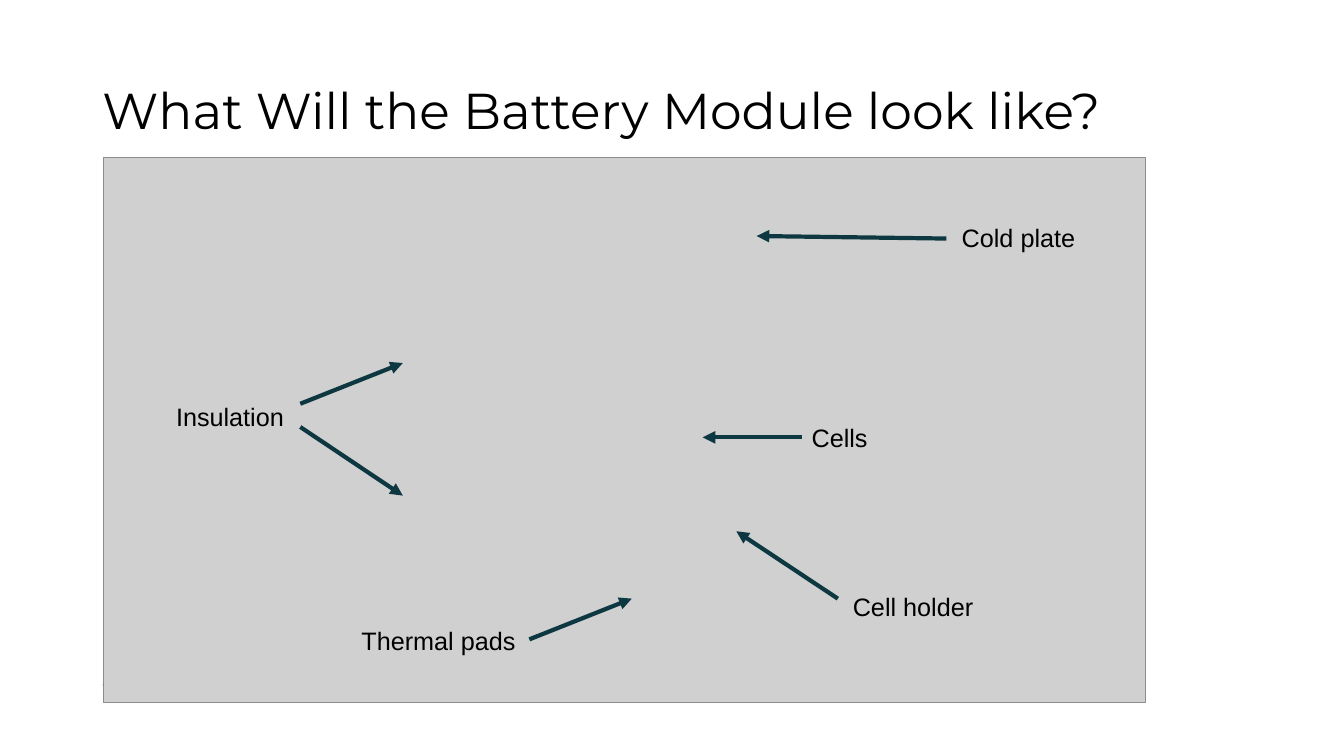
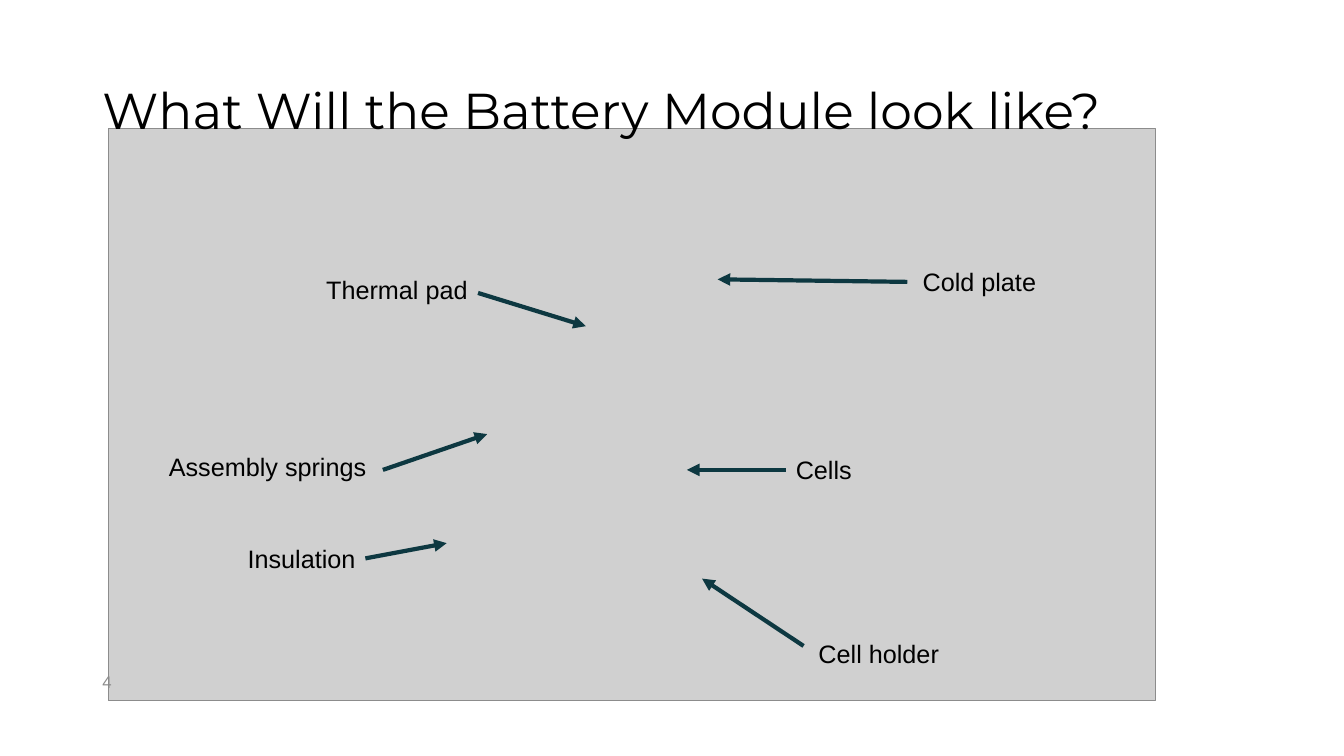
Before and after one commit to ARTS-Laboratory/Smart-Pack-for-Advanced-Research-and-Control, a slide deck: slide 4 of design_considerations/SPARC-design.pptx. Drawn at 1344x756 pixels with LibreOffice and Linux fonts; fonts in the diff are those of the drawing; grey boxes stand for pictures; background and template pictures are left out. Boxes give left, top, right and bottom in pixels: in the first picture for what was removed or moved away, otherwise in the second. Text is boxed around its words. In the diff, an @@ line names an element or a change of style, - is before the commit and + after.

```diff
--- a/design_considerations/SPARC-design.pptx
+++ b/design_considerations/SPARC-design.pptx
@@ picture: place and size @@
-picture at box(104, 157, 1145, 702)
+picture at box(108, 129, 1155, 702)
@@ text "Cold plate": place and size @@
-text "Cold plate" at box(962, 228, 1076, 253)
+text "Cold plate" at box(923, 272, 1036, 296)
@@ text at box(326, 280, 468, 305): text changed @@
-Thermal pads
+Thermal pad
@@ arrow moved from (529, 639) - (632, 599) to (478, 293) - (586, 327) @@
@@ arrow moved from (947, 239) - (757, 236) to (907, 282) - (718, 279) @@
@@ arrow moved from (300, 404) - (403, 363) to (383, 470) - (487, 435) @@
@@ text added at box(169, 457, 366, 482), 18 pt, text #000000 @@
+Assembly springs
@@ arrow moved from (802, 438) - (703, 438) to (786, 470) - (687, 470) @@
@@ text "Cells": place and size @@
-text "Cells" at box(812, 428, 868, 448)
+text "Cells" at box(796, 460, 852, 480)
@@ text "Insulation": place and size @@
-text "Insulation" at box(176, 407, 284, 427)
+text "Insulation" at box(248, 549, 356, 569)
@@ arrow moved from (300, 427) - (403, 496) to (365, 559) - (447, 543) @@
@@ arrow moved from (838, 599) - (737, 531) to (804, 646) - (703, 579) @@
@@ text "Cell holder": place and size @@
-text "Cell holder" at box(853, 597, 973, 617)
+text "Cell holder" at box(818, 644, 939, 664)
```
Also in this commit, not shown: 2 other files.
